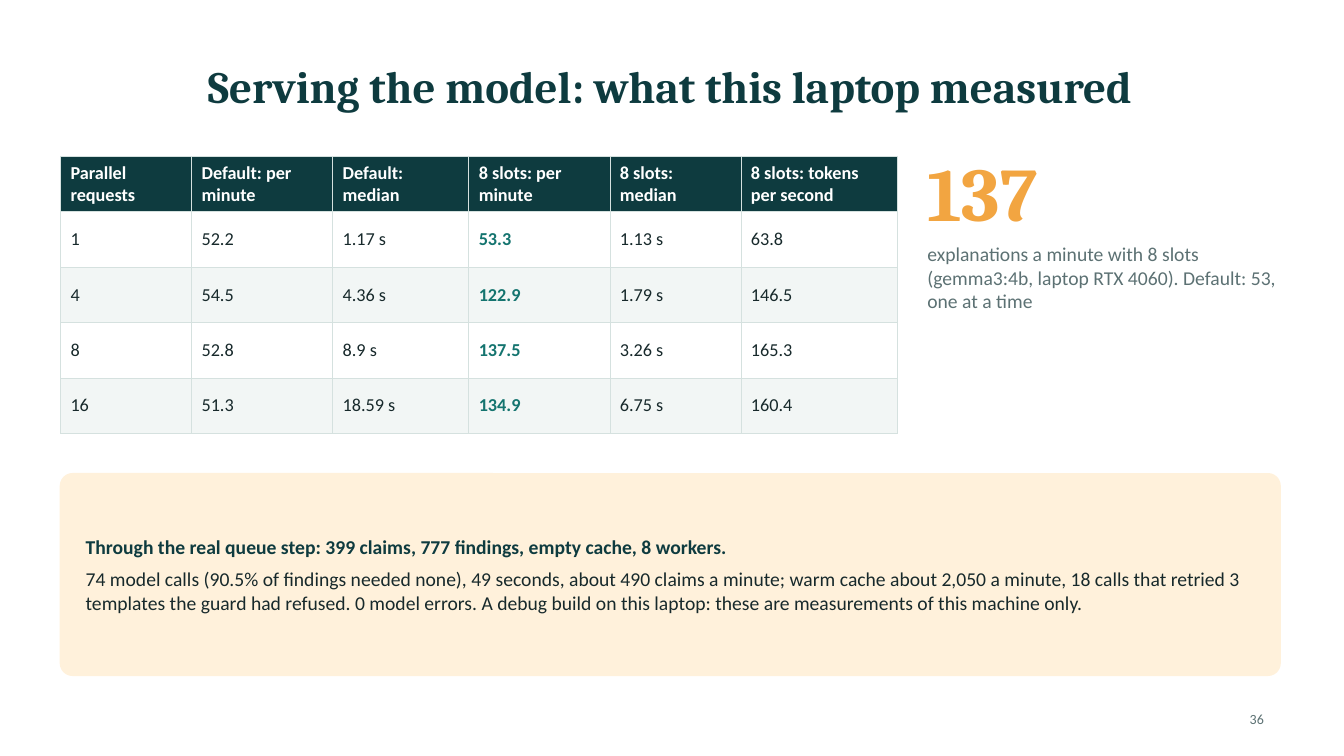
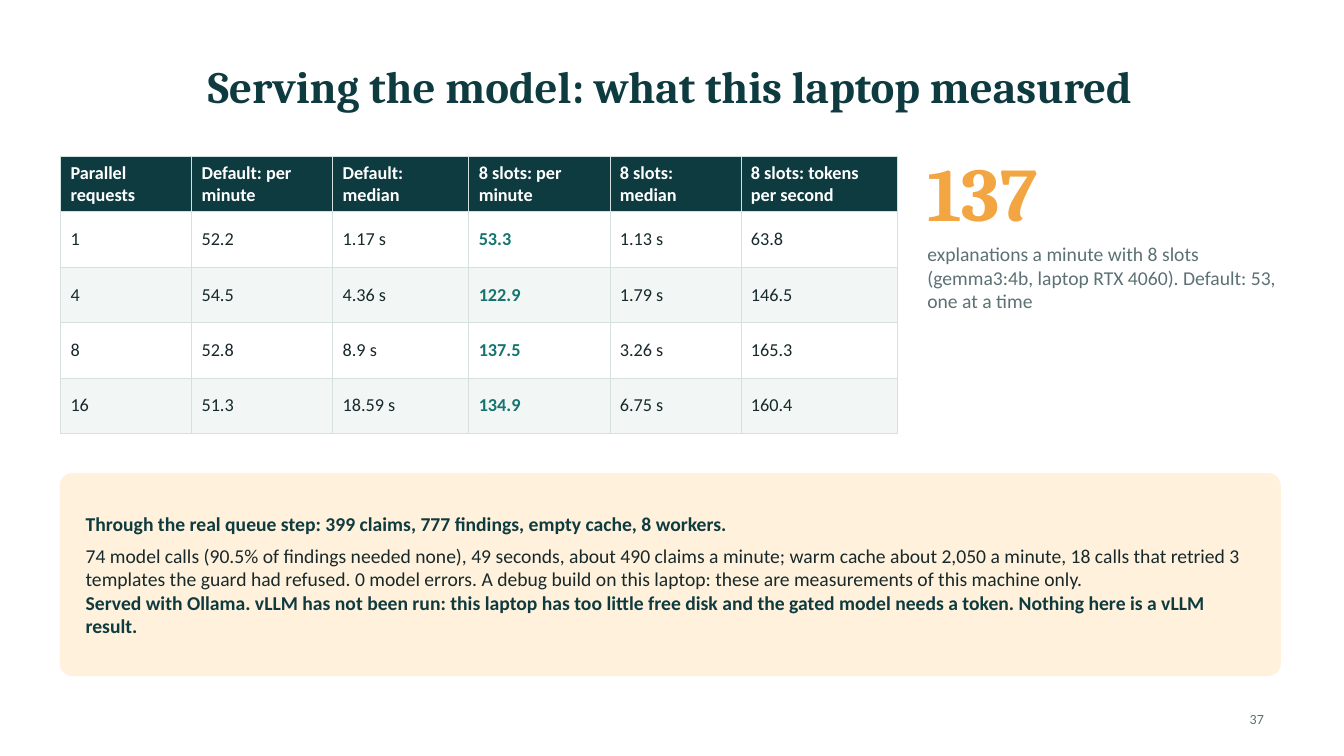
Before and after one commit to PublisherX02/Claim_Guard, a slide deck: slide 37 of docs/presentation/ClaimGuard_Mentor_Session.pptx (slide 36 before the commit). Drawn at 1344x756 pixels with LibreOffice and Linux fonts; fonts in the diff are those of the drawing. Boxes give left, top, right and bottom in pixels: in the first picture for what was removed or moved away, otherwise in the second. Text is boxed around its words. In the diff, an @@ line names an element or a change of style, - is before the commit and + after.

```diff
--- a/docs/presentation/ClaimGuard_Mentor_Session.pptx
+++ b/docs/presentation/ClaimGuard_Mentor_Session.pptx
@@ text at (86, 596, 1204, 633): paragraph added @@
+Served with Ollama. vLLM has not been run: this laptop has too little free disk and the gated model needs a token. Nothing here is a vLLM result.
@@ page number at (1250, 715, 1264, 724): text changed @@
-36
+37
```
Also in this commit, not shown: 5 other slides changed, 1 slide added, 2 other files.
